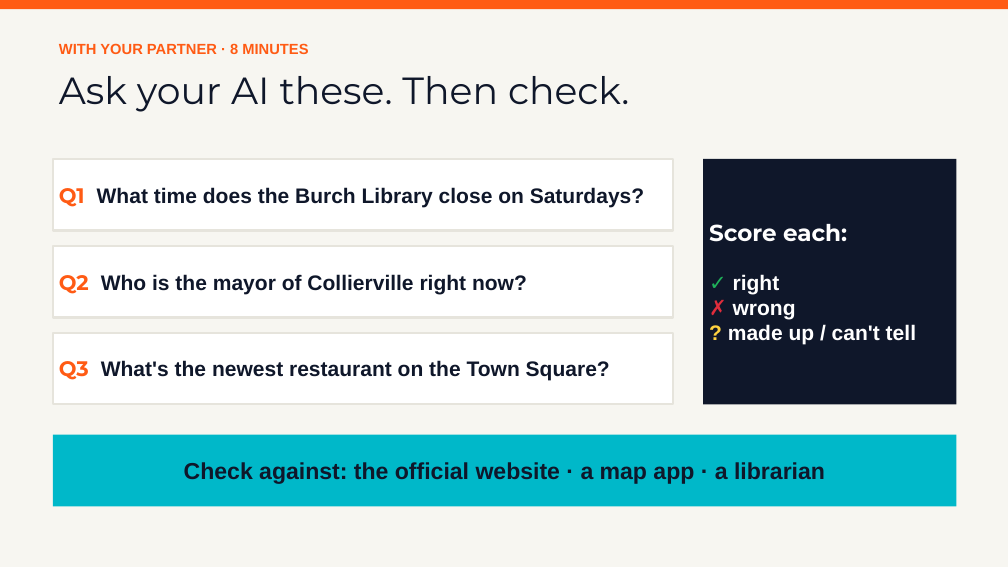
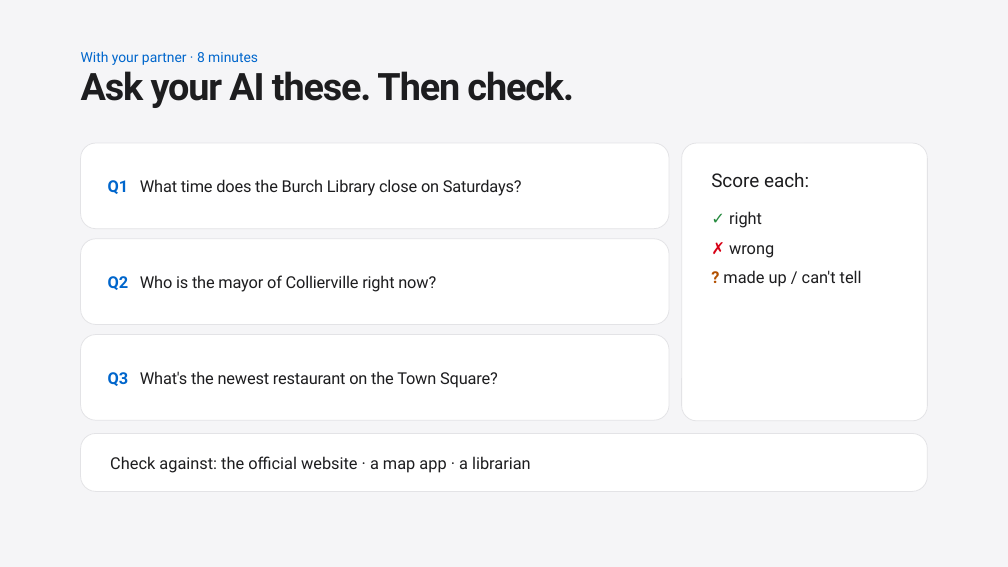
Before and after one commit to siddharthsivaramancode/ai-workshop, a slide deck: slide 12 of slideshows/session-01-kickoff.pptx. Drawn at 1008x567 pixels with LibreOffice and Linux fonts; fonts in the diff are those of the drawing. Boxes give left, top, right and bottom in pixels: in the first picture for what was removed or moved away, otherwise in the second. Text is boxed around its words. In the diff, an @@ line names an element or a change of style, - is before the commit and + after.

```diff
--- a/slideshows/session-01-kickoff.pptx
+++ b/slideshows/session-01-kickoff.pptx
@@ background #F7F6F1 to #F5F5F7 @@
@@ rectangle removed at (0,0,1008,9) @@
@@ text at (81,51,258,65): text changed; size 14 to 13.2 pt; font Arial to Roboto; text colour #FF5B14 to #0066CC; bold off @@
-WITH YOUR PARTNER · 8 MINUTES
+With your partner · 8 minutes
@@ text "Ask your AI these. Then ...": place and size @@
-text "Ask your AI these. Then ..." at (59,76,629,112)
+text "Ask your AI these. Then ..." at (81,71,574,108)
@@ text "Ask your AI these. Then ..." at (81,71,574,108): font Montserrat to Roboto, text colour #0F172A to #1D1D1F, letter spacing 0 to -1.1 pt, bold on; line spacing 1 to 0.79 @@
@@ rounded rectangle "Q1 What time does the ...": place and size @@
-rounded rectangle "Q1 What time does the ..." at (53,159,673,231)
+rounded rectangle "Q1 What time does the ..." at (81,143,669,228)
@@ rounded rectangle "Q1 What time does the ..." at (81,143,669,228): size 20 to 15.6 pt, font Arial to Roboto, text colour #0F172A to #1D1D1F, letter spacing 0 to -0.2 pt, bold off; font Montserrat to Roboto, text colour #FF5B14 to #0066CC in "Q1"; line spacing 1 to 1.05; rectangle to rounded rectangle; outline #E6E4DC 2 pt to #E3E3E6 0.75 pt @@
@@ rounded rectangle "Score each:": place and size @@
-rounded rectangle "Score each:" at (703,159,957,405)
+rounded rectangle "Score each:" at (682,143,928,420)
@@ rounded rectangle "Score each:" at (682,143,928,420): size 22 to 18 pt, font Montserrat to Roboto in "Score each:"; text colour #FFFFFF to #1D1D1F, bold off; size 20 to 15.6 pt, font Arial to Roboto in "✓ right", "✗ wrong", "? made up / can't tell"; text colour #1FB25A to #248A3D in "✓"; text colour #E02D3C to #D70015 in "✗"; text colour #FFD23F to #B25000 in "?"; line spacing 1 to 0.83; line spacing 1 to 1.05; more space between paragraphs; vertical alignment middle to top; rectangle to rounded rectangle; fill #0F172A to #FFFFFF; outline none to #E3E3E6 0.75 pt @@
@@ rounded rectangle "Q2 Who is the mayor ...": place and size @@
-rounded rectangle "Q2 Who is the mayor ..." at (53,246,673,318)
+rounded rectangle "Q2 Who is the mayor ..." at (81,239,669,324)
@@ rounded rectangle "Q2 Who is the mayor ..." at (81,239,669,324): size 20 to 15.6 pt, font Arial to Roboto, text colour #0F172A to #1D1D1F, letter spacing 0 to -0.2 pt, bold off; font Montserrat to Roboto, text colour #FF5B14 to #0066CC in "Q2"; line spacing 1 to 1.05; rectangle to rounded rectangle; outline #E6E4DC 2 pt to #E3E3E6 0.75 pt @@
@@ rounded rectangle "Q3 What's the newest restaurant ...": place and size @@
-rounded rectangle "Q3 What's the newest restaurant ..." at (53,333,673,405)
+rounded rectangle "Q3 What's the newest restaurant ..." at (81,334,669,420)
@@ rounded rectangle "Q3 What's the newest restaurant ..." at (81,334,669,420): size 20 to 15.6 pt, font Arial to Roboto, text colour #0F172A to #1D1D1F, letter spacing 0 to -0.2 pt, bold off; font Montserrat to Roboto, text colour #FF5B14 to #0066CC in "Q3"; line spacing 1 to 1.05; rectangle to rounded rectangle; outline #E6E4DC 2 pt to #E3E3E6 0.75 pt @@
@@ rounded rectangle "Check against: the official website ...": place and size @@
-rounded rectangle "Check against: the official website ..." at (53,435,957,507)
+rounded rectangle "Check against: the official website ..." at (81,433,928,492)
@@ rounded rectangle "Check against: the official website ..." at (81,433,928,492): size 22 to 15.6 pt, font Arial to Roboto, text colour #0F172A to #1D1D1F, bold off; alignment centre to left; line spacing 1 to 1.05; rectangle to rounded rectangle; fill #00B8C9 to #FFFFFF; outline none to #E3E3E6 0.75 pt @@
```
Also in this commit, not shown: 21 other slides changed, 1 other file.
